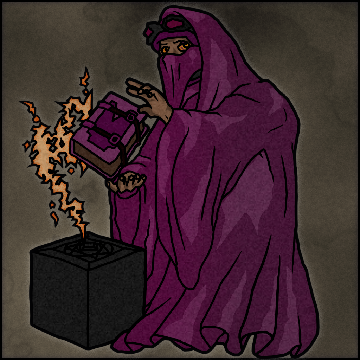
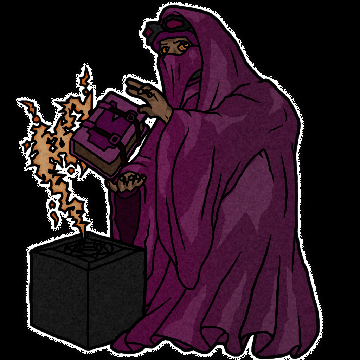
Layers edited between the first and the second w=360, h=360 image:
added layer "Layer 51" (35%) in group "color" over [116, 188, 139, 199]
added layer "Layer 52" (50%) in group "color" over [114, 188, 142, 247]
hid "Layer 49" over [2, 2, 358, 360]
